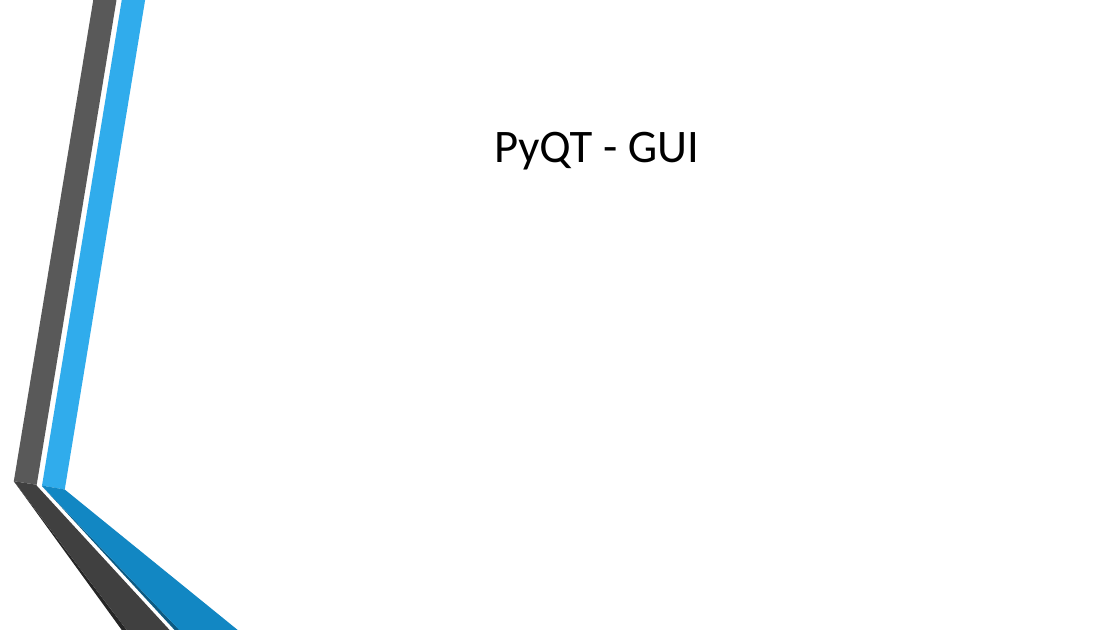
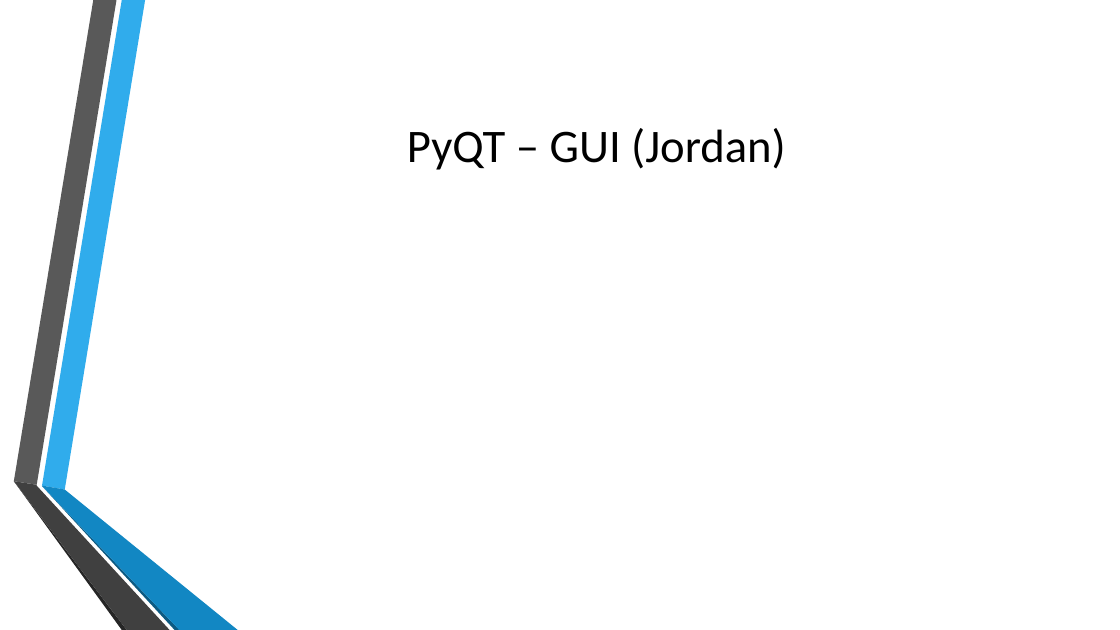
Before and after one commit to KeganMc/Super-Smash-Bros-Melee-AI, a slide deck: slide 9 of Documents/ProjectPresentation.pptx (slide 10 before the commit). Drawn at 1120x630 pixels with LibreOffice and Linux fonts; fonts in the diff are those of the drawing; background and template pictures are left out. Boxes give left, top, right and bottom in pixels: in the first picture for what was removed or moved away, otherwise in the second. Text is boxed around its words. In the diff, an @@ line names an element or a change of style, - is before the commit and + after.

```diff
--- a/Documents/ProjectPresentation.pptx
+++ b/Documents/ProjectPresentation.pptx
@@ title at bbox=[407, 128, 786, 170]: text changed @@
-PyQT - GUI
+PyQT – GUI (Jordan)
```
Also in this commit, not shown: 5 other slides changed, 2 slides added, 2 slides removed.
